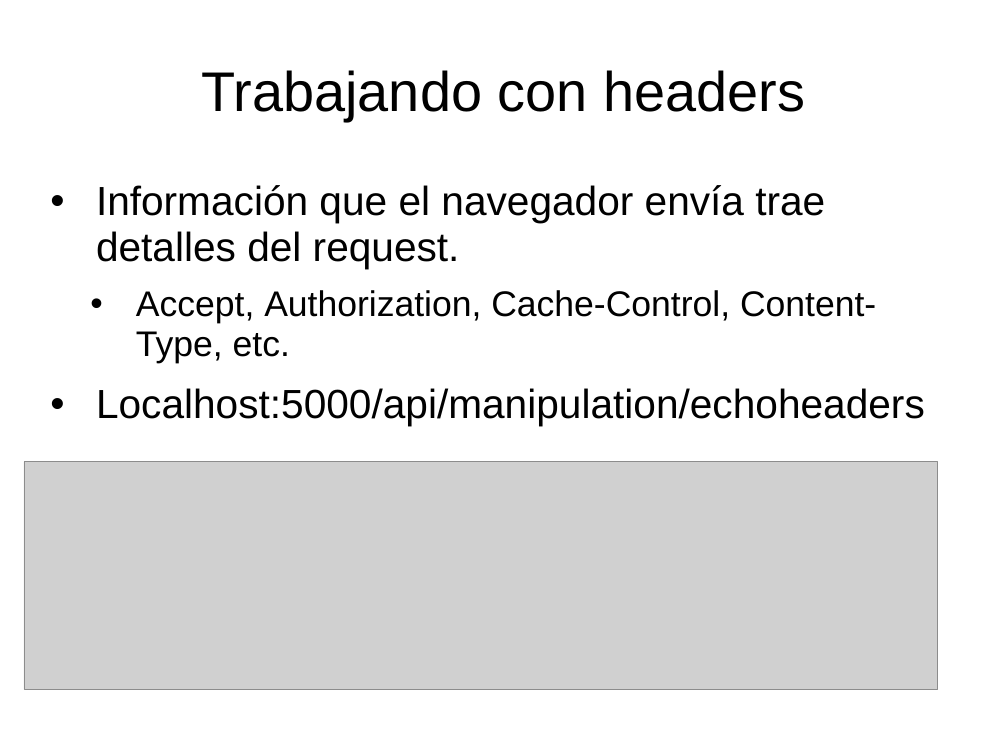
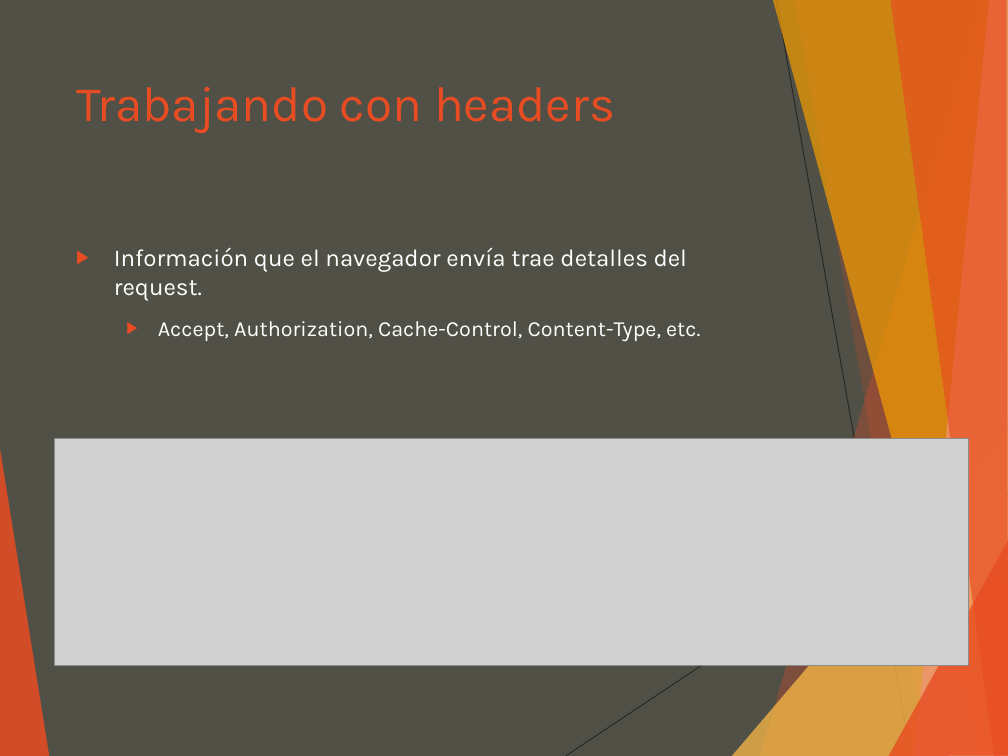
Before and after one commit to luisgepeto/PostmanCourse, a slide deck: slide 7 of Presentacion.ppt. Drawn at 1008x756 pixels with LibreOffice and Linux fonts; fonts in the diff are those of the drawing; grey boxes stand for pictures. Boxes give left, top, right and bottom in pixels: in the first picture for what was removed or moved away, otherwise in the second. Text is boxed around its words. In the diff, an @@ line names an element or a change of style, - is before the commit and + after.

```diff
--- a/Presentacion.ppt
+++ b/Presentacion.ppt
@@ background #FFFFFF to #505046 @@
@@ title "Trabajando con headers": place and size @@
-title "Trabajando con headers" at <box>202,70,805,121</box>
+title "Trabajando con headers" at <box>76,87,615,133</box>
@@ title "Trabajando con headers" at <box>76,87,615,133</box>: size 44 to 39 pt, font Arial to Karla, text colour #000000 to #E84C22; alignment centre to left; line spacing 0.93 to 1; vertical alignment middle to top @@
@@ text "Información que el navegador envía ...": place and size @@
-text "Información que el navegador envía ..." at <box>96,185,925,426</box>
+text "Información que el navegador envía ..." at <box>114,247,700,342</box>
@@ text "Información que el navegador envía ..." at <box>114,247,700,342</box>: size 32 to 19 pt in "Información que el navegador envía trae detalles ..."; font Arial to Karla, text colour #000000 to #FFFFFF; size 28 to 17 pt in "Accept, Authorization, Cache-Control, Content-Type, etc."; bullet • to ▶; line spacing 0.93 to 1; less space between paragraphs; bullet colour #000000 to #E84C22 @@
@@ text at <box>96,388,925,426</box>: paragraph removed @@
-• Localhost:5000/api/manipulation/echoheaders
@@ picture: place and size @@
-picture at <box>24,462,938,690</box>
+picture at <box>55,438,969,666</box>
@@ group added at <box>0,0,1008,756</box>: 8 freeform shapes, 2 lines @@
```
Also in this commit, not shown: 13 other slides changed, 3 slides added, 3 other files.
